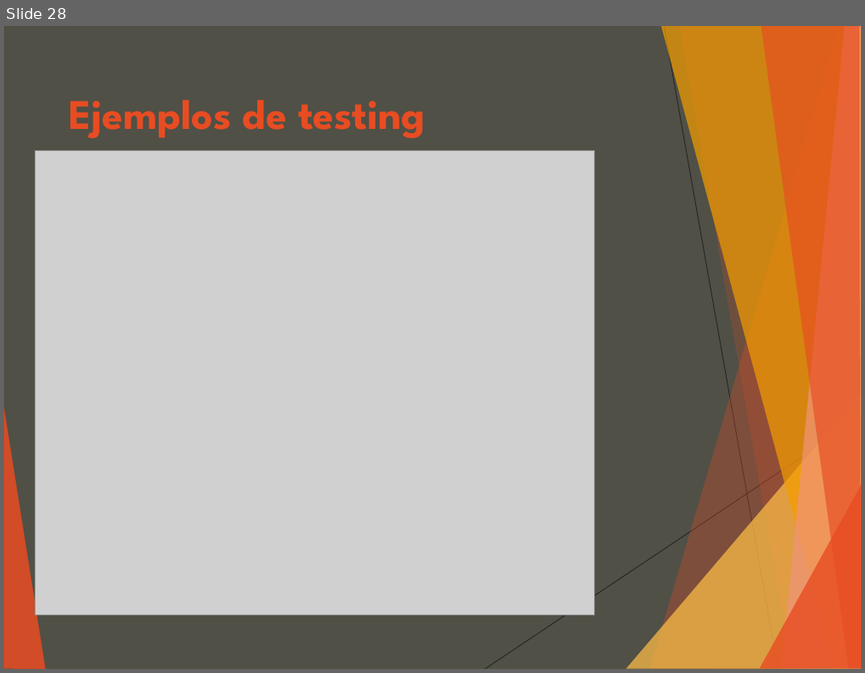
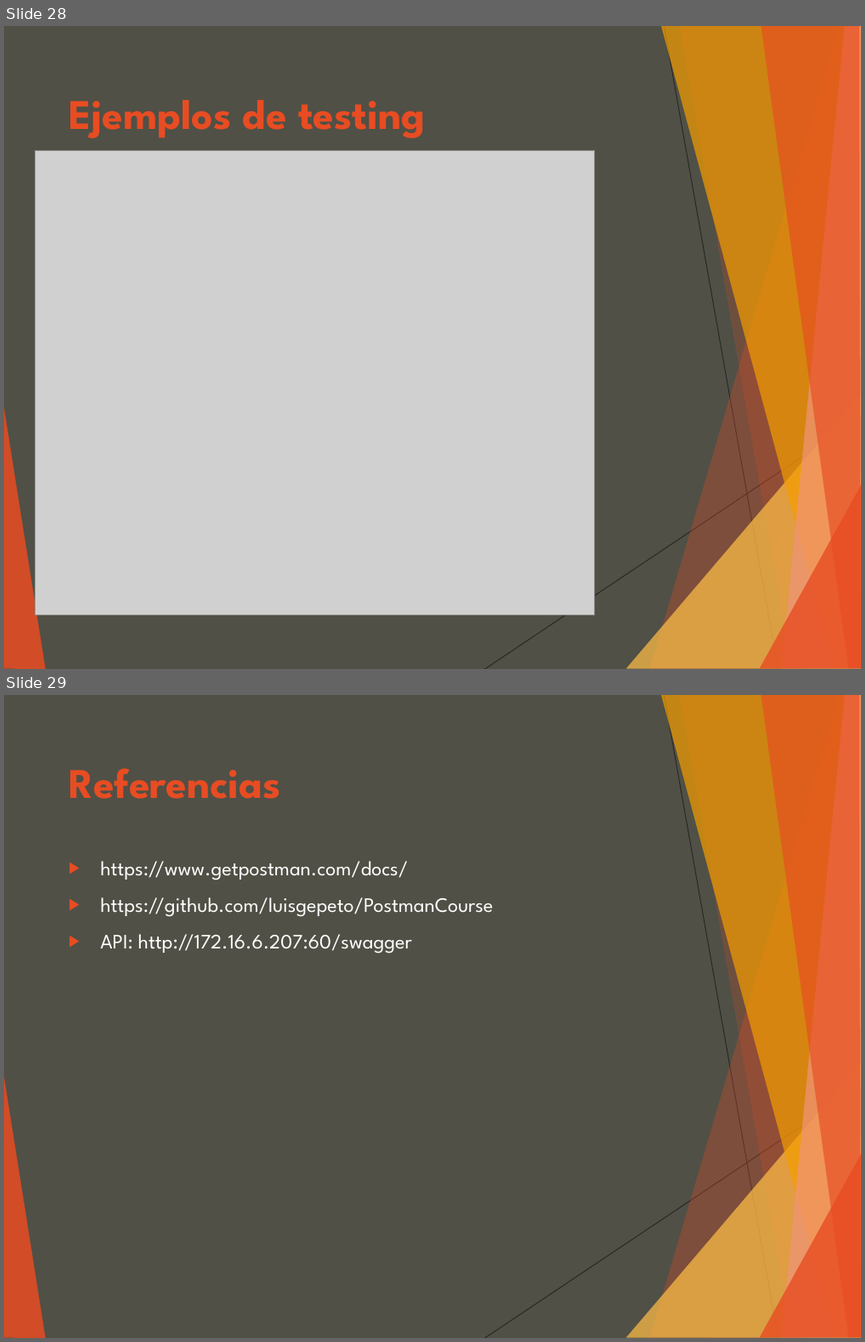
Before and after one commit to luisgepeto/PostmanCourse, a slide deck: Presentacion.ppt. Shown one above the other, each under a label of ours: slide 28 before the commit, slides 28 and 29 after it. The pictures are 865x673 and 865x1342 pixels, drawn with LibreOffice and Linux fonts; fonts in the diff are those of the drawing; grey boxes stand for pictures. Boxes give left, top, right and bottom in pixels: in the first picture for what was removed or moved away, otherwise in the second. Text is boxed around its words. In the diff, an @@ line names an element or a change of style, - is before the commit and + after.

Commit message:
added slide

```diff
--- a/Presentacion.ppt
+++ b/Presentacion.ppt
@@ slide 29 added at (x1=4, y1=695, x2=861, y2=1338), background #505046; not listed: 10 template elements that a slide beside it also shows @@
@@ text added at (x1=69, y1=768, x2=281, y2=799), 39 pt, text #E84C22, bold @@
+Referencias
@@ text added at (x1=100, y1=861, x2=493, y2=953), 19 pt, text #FFFFFF @@
+▶ https://www.getpostman.com/docs/
+▶ https://github.com/luisgepeto/PostmanCourse
+▶ API: http://172.16.6.207:60/swagger
```
